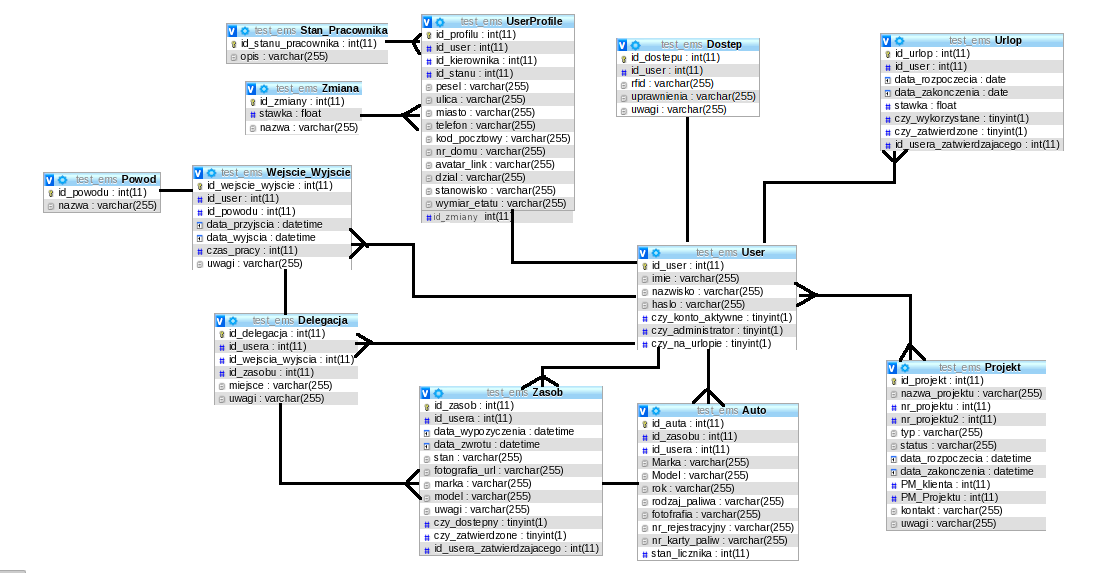
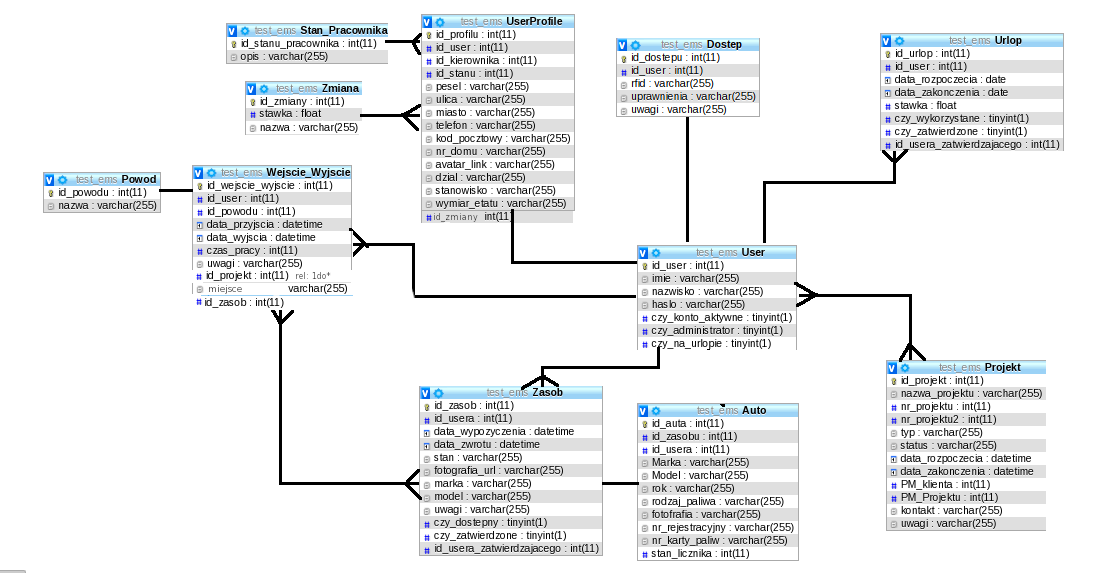
Layer changes from the first 1097px x 573px image to the second:
painted on "relacje" over [196, 231, 724, 404]
painted on "v0.2" over [192, 271, 370, 405]
